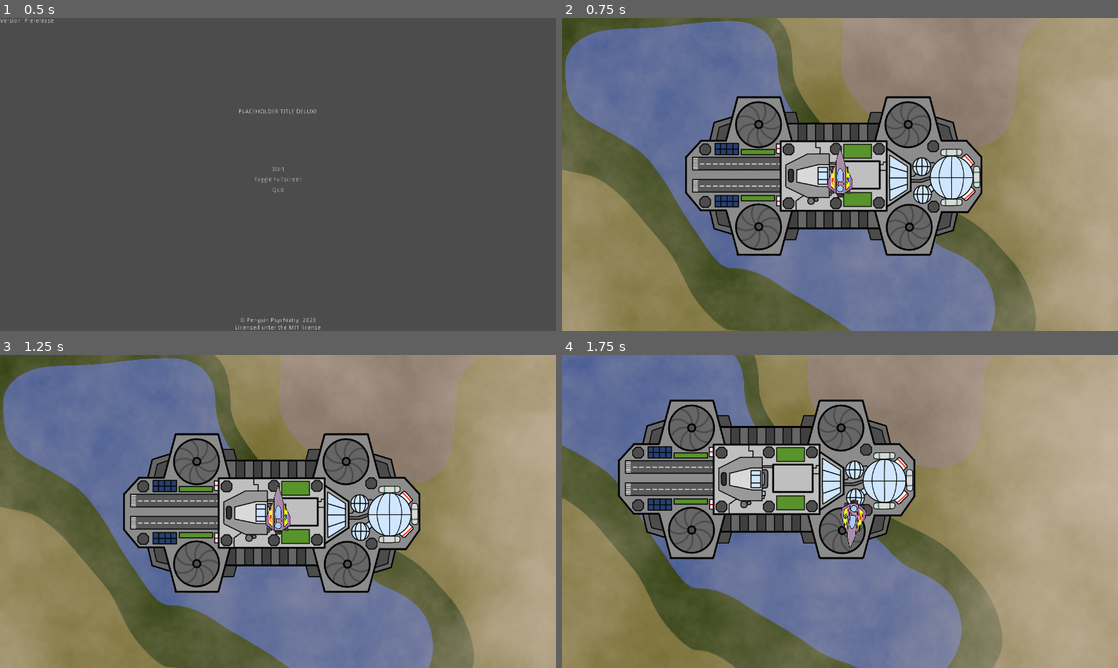
Above: before the commit, frames 1-4 (two rows, left to right).
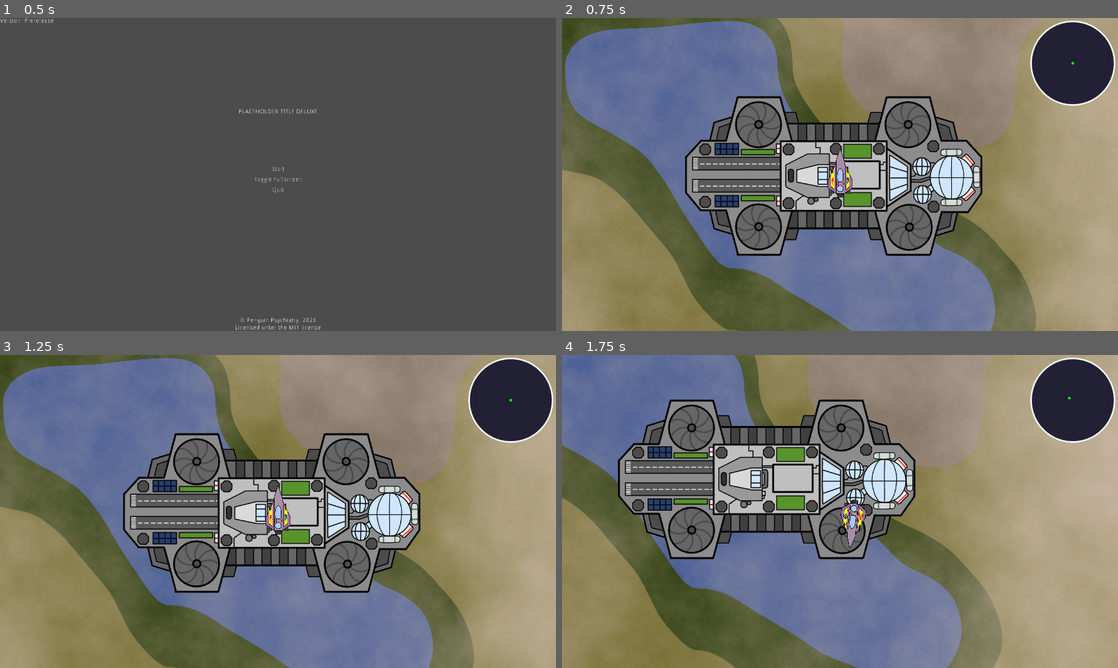
Above: after the commit, the same moments.

Repository: nalquas/openjam-2020
Game: Godot game, scene res://scenes/game/Main.tscn
Same seed, same stepped clock (60 frames per second), same inputs: the game is played once before the commit and once after it.
Inputs (mouse positions are in pixels of both pictures, inside the frame that each line leads up to):
- Up to frame 1 (0.5 s): no input
- Up to frame 2 (0.75 s): click "Start" at 0.5 s
- Up to frame 3 (1.25 s): no input
- Up to frame 4 (1.75 s): move the mouse to (962, 495) at 1.27 s; hold Right (right) from 1.28 s (still down); hold Shift (boost) from 1.28 s (still down); click (962, 495) at 1.42 s

Frame 1 is identical in both runs. In frame 2, 3.3% of the frame differs, in the area x 84-100%, y 0-28%; in frame 3, 3.3%; in frame 4, 3.3%.

Commit message:
Added minimap

Diff:
--- a/game/scenes/game/Game.tscn
+++ b/game/scenes/game/Game.tscn
@@ -6,9 +6,12 @@
 [ext_resource path="res://assets/Homebase.tscn" type="PackedScene" id=4]
 [ext_resource path="res://scenes/gui/GameMenu.tscn" type="PackedScene" id=5]
 [ext_resource path="res://scripts/Game.gd" type="Script" id=6]
+[ext_resource path="res://scenes/gui/GameOverlay.tscn" type="PackedScene" id=7]
 
 [node name="Game" type="Node"]
 script = ExtResource( 6 )
+
+[node name="GameOverlay" parent="." instance=ExtResource( 7 )]
 
 [node name="GameMenu" parent="." instance=ExtResource( 5 )]
 
--- /dev/null
+++ b/game/scenes/gui/GameOverlay.tscn
@@ -0,0 +1,11 @@
+[gd_scene load_steps=2 format=2]
+
+[ext_resource path="res://scenes/gui/Minimap.tscn" type="PackedScene" id=1]
+
+[node name="GameOverlay" type="CanvasLayer"]
+
+[node name="Minimap" parent="." instance=ExtResource( 1 )]
+anchor_left = 1.0
+anchor_right = 1.0
+margin_left = -104.0
+margin_top = 104.0
--- /dev/null
+++ b/game/scenes/gui/Minimap.tscn
@@ -0,0 +1,9 @@
+[gd_scene load_steps=2 format=2]
+
+[ext_resource path="res://scripts/Minimap.gd" type="Script" id=1]
+
+[node name="Minimap" type="Control"]
+script = ExtResource( 1 )
+__meta__ = {
+"_edit_use_anchors_": false
+}
--- a/game/scripts/Game.gd
+++ b/game/scripts/Game.gd
@@ -6,8 +6,12 @@
 	connect("menu", get_parent(), "_on_Game_menu")
 
 func _process(_delta):
+	# Handle menu toggle
 	if Input.is_action_just_pressed("menu"):
 		$GameMenu.set_visible(!$GameMenu.get_visible())
+
+	# Update minimap
+	$GameOverlay/Minimap.refresh_home_position($Homebase.position - $Player.position)
 
 func _on_GameMenu_menu():
 	emit_signal("menu")
--- /dev/null
+++ b/game/scripts/Minimap.gd
@@ -0,0 +1,22 @@
+tool
+extends Control
+
+export (int) var radius = 96
+export (float) var outline = 2.0
+export (Color) var background_color = Color("#222034")
+export (Color) var player_color = Color("#00ff00")
+
+var relative_home_position = Vector2(0, 0)
+
+func _draw():
+	draw_circle(Vector2(0, 0), radius, background_color) # Background
+	draw_circle(Vector2(0, 0), 1, player_color) # Center
+	draw_circle(relative_home_position, 3, player_color) # Relative home position
+	draw_arc(Vector2(0, 0), radius, 0, 2*PI, 360, Color("#ffffff"), outline, true) # Border
+
+func refresh_home_position(relative_position):
+	var length = relative_position.length()
+	relative_home_position = relative_position.normalized() * sqrt(length+0.1) * 0.66
+	if relative_home_position.length() >= radius - 3:
+		relative_home_position = relative_home_position.normalized() * (radius - 3)
+	update()
Not shown: 1 places in game/scenes/game/Game.tscn that only renumber resources
